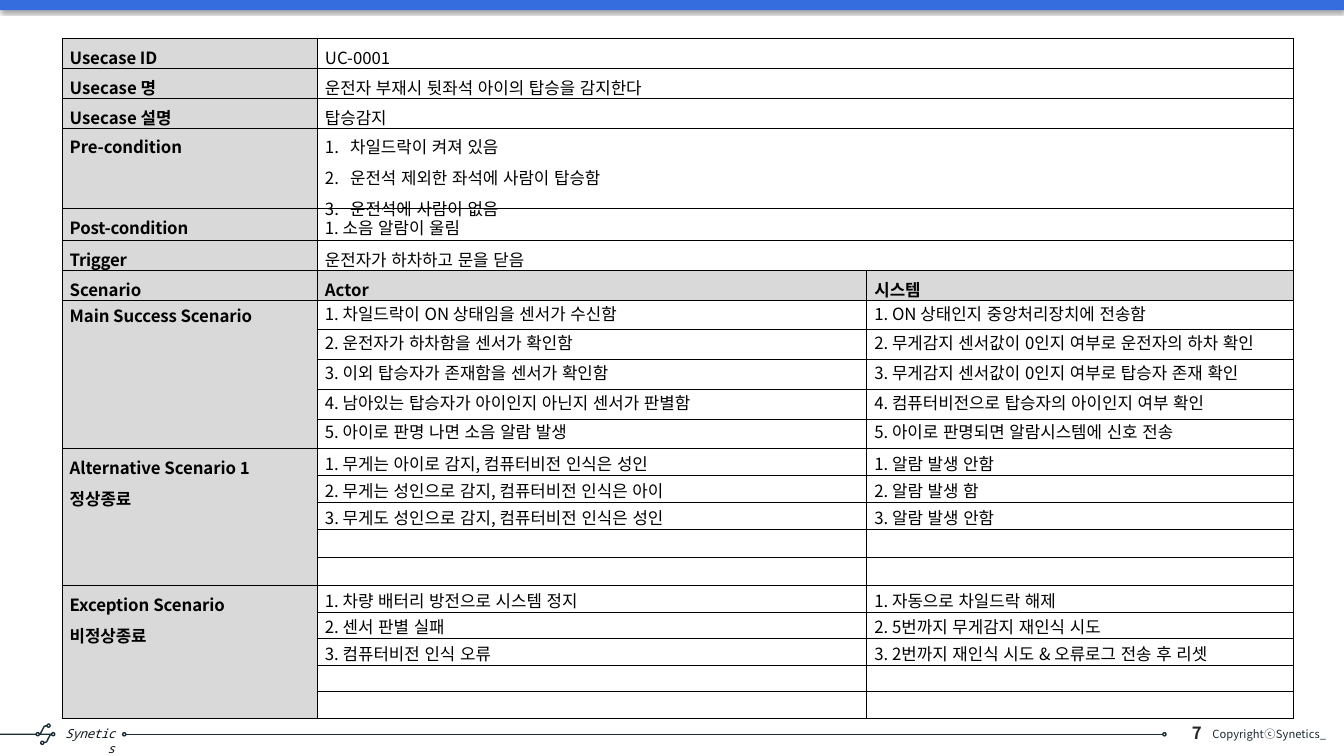
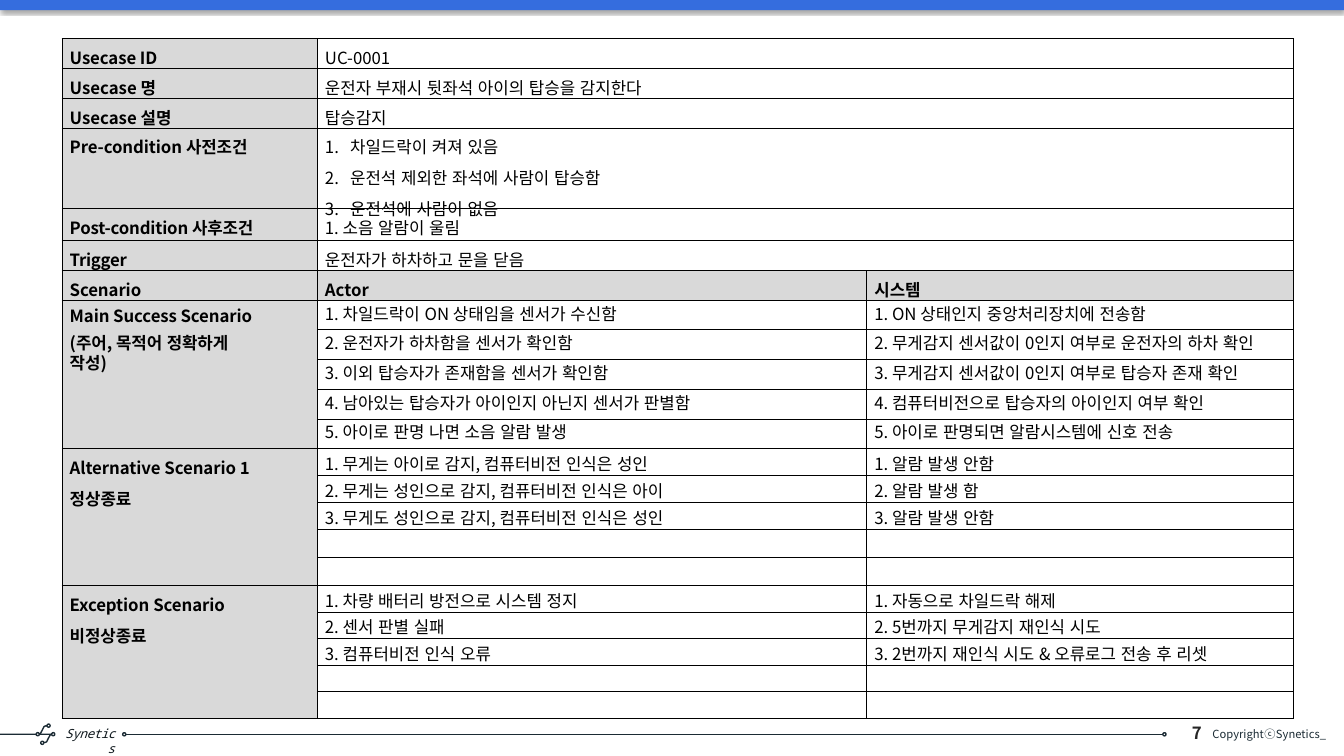
Before and after one commit to s-eunbi-kim/SeSSAC_202501, a slide deck: slide 7 of 01_요구사항 실습/SW 요구사항 분석 및 설계_1조.pptx. Drawn at 1344x756 pixels with LibreOffice and Linux fonts; fonts in the diff are those of the drawing. Boxes give left, top, right and bottom in pixels: in the first picture for what was removed or moved away, otherwise in the second. Text is boxed around its words. In the diff, an @@ line names an element or a change of style, - is before the commit and + after.

```diff
--- a/01_요구사항 실습/SW 요구사항 분석 및 설계_1조.pptx
+++ b/01_요구사항 실습/SW 요구사항 분석 및 설계_1조.pptx
@@ table at [63, 39, 1294, 718] @@
-row 4, column 1: Pre-condition
+row 4, column 1: Pre-condition 사전조건
-row 5, column 1: Post-condition
+row 5, column 1: Post-condition 사후조건
-row 8, column 1: Main Success Scenario
+row 8, column 1: Main Success Scenario / (주어, 목적어 정확하게 작성)
```
Also in this commit, not shown: 2 slides added.
